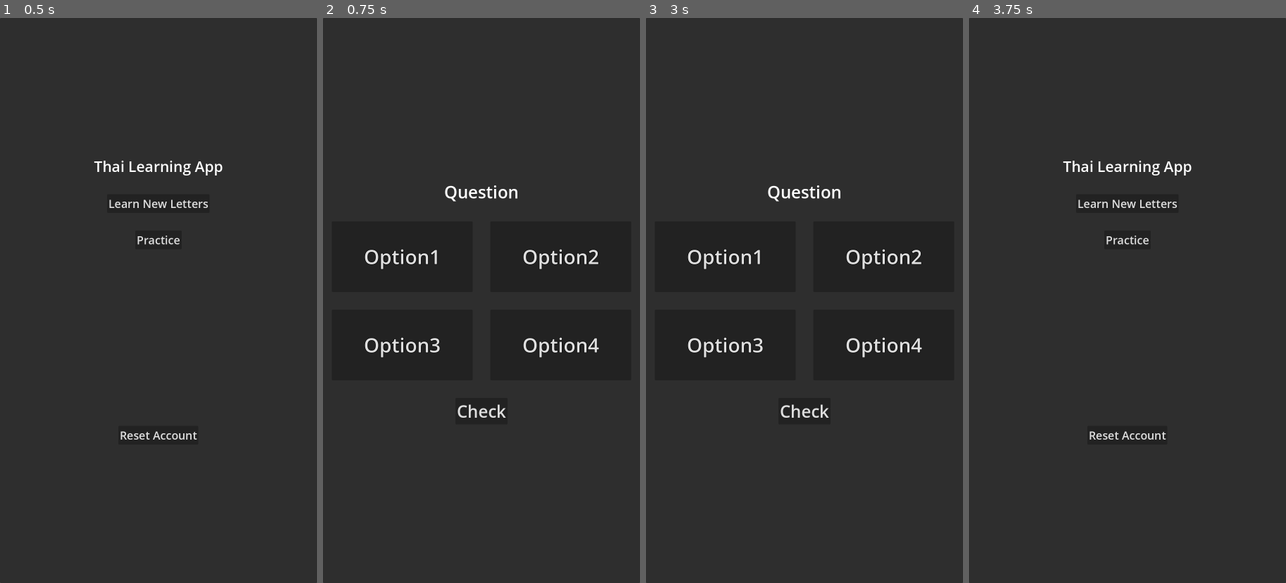
Above: before the commit, frames 1-4 (left to right).
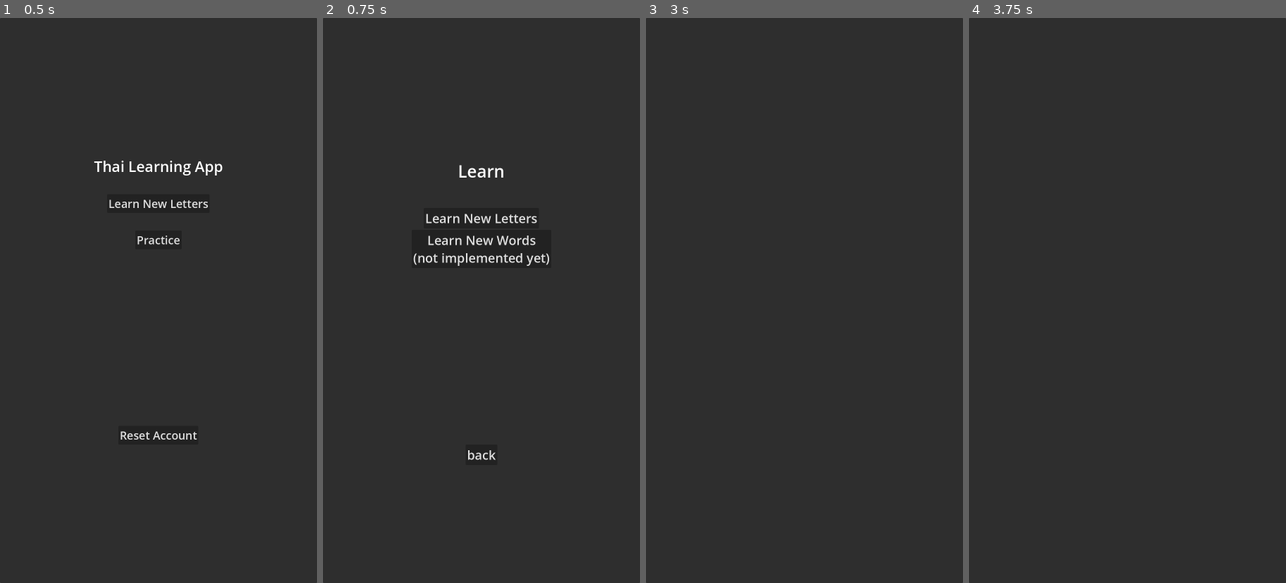
Above: after the commit, the same moments.

Repository: LiamRICE/ThaiLearningApp
Game: Godot game, scene res://scenes/main.tscn
The game is run twice, just before and just after one commit, with the same random seed, the same clock (stepped at 60 frames per second) and the same inputs.
Inputs (mouse positions are in pixels of both pictures, inside the frame that each line leads up to):
- Up to frame 1 (0.5 s): no input
- Up to frame 2 (0.75 s): click "Learn New Letters" at 0.5 s
- Up to frame 3 (3 s): click "Check" (after the commit: "back") at 1.25 s; click "Learn New Letters" at 2 s; click (804, 215) at 2.75 s, where only the run after the commit has a clickable "Learn New Letters"
- Up to frame 4 (3.75 s): click (1127, 413) at 3.5 s, where only the run before the commit has a clickable "Check"

Frame 1 is identical in both runs. In frame 2, 2.5% of the frame differs, in the area x 13-88%, y 26-79%; in frame 3, 1.5%; in frame 4, 0.8%.

Commit message:
Set up basic data structures

Diff:
--- a/scenes/learn_screen.tscn
+++ b/scenes/learn_screen.tscn
@@ -8,7 +8,6 @@
 script = ExtResource("1_f4l3h")
 
 [node name="LearningPanel" type="Panel" parent="."]
-visible = false
 anchors_preset = 15
 anchor_right = 1.0
 anchor_bottom = 1.0
@@ -60,6 +59,7 @@
 text = "back"
 
 [node name="LearningPanelExerciseType1" type="Panel" parent="."]
+visible = false
 anchors_preset = 15
 anchor_right = 1.0
 anchor_bottom = 1.0
@@ -88,7 +88,7 @@
 theme_override_constants/separation = 50
 alignment = 1
 
-[node name="Label" type="Label" parent="LearningPanelExerciseType1/VBoxContainer/VBoxContainer"]
+[node name="ExerciseLabel" type="Label" parent="LearningPanelExerciseType1/VBoxContainer/VBoxContainer"]
 layout_mode = 2
 text = "Question"
 horizontal_alignment = 1
@@ -132,7 +132,7 @@
 theme_override_font_sizes/font_size = 48
 text = "Check"
 
-[node name="BackButton" type="Button" parent="LearningPanelExerciseType1/VBoxContainer"]
+[node name="QuitLessonButton" type="Button" parent="LearningPanelExerciseType1/VBoxContainer"]
 layout_mode = 2
 size_flags_horizontal = 4
 size_flags_vertical = 4
@@ -158,4 +158,4 @@
 [connection signal="pressed" from="LearningPanel/VBoxContainer/VBoxContainer/LearnWordsButton" to="." method="_on_learn_words_button_pressed"]
 [connection signal="pressed" from="LearningPanel/VBoxContainer/BackButton" to="." method="_on_back_button_pressed"]
 [connection signal="pressed" from="LearningPanelExerciseType1/VBoxContainer/VBoxContainer/CheckContinueButton" to="." method="_on_back_button_pressed"]
-[connection signal="pressed" from="LearningPanelExerciseType1/VBoxContainer/BackButton" to="." method="_on_back_button_pressed"]
+[connection signal="pressed" from="LearningPanelExerciseType1/VBoxContainer/QuitLessonButton" to="." method="_on_back_button_pressed"]
--- a/scripts/learn_screen.gd
+++ b/scripts/learn_screen.gd
@@ -10,11 +10,22 @@
 @onready var learn_words_button = $LearningPanel/VBoxContainer/VBoxContainer/LearnWordsButton
 @onready var back_button = $LearningPanel/VBoxContainer/BackButton
 
-# Panels
+# Main Panel
 @onready var main_panel = $LearningPanel
 @onready var exercise_type_1 = $LearningPanelExerciseType1
 @onready var exercise_type_2 = $LearningPanelExerciseType2
 @onready var exercise_type_3 = $LearningPanelExerciseType3
+# Exercise Panels
+@onready var exercise_panel_1 = $LearningPanelExerciseType1
+@onready var exercise_label = $LearningPanelExerciseType1/VBoxContainer/VBoxContainer/ExerciseLabel
+@onready var exercise_buttons = [
+	$LearningPanelExerciseType1/VBoxContainer/VBoxContainer/HBoxContainer/GridContainer/OptionButton1,
+	$LearningPanelExerciseType1/VBoxContainer/VBoxContainer/HBoxContainer/GridContainer/OptionButton2,
+	$LearningPanelExerciseType1/VBoxContainer/VBoxContainer/HBoxContainer/GridContainer/OptionButton3,
+	$LearningPanelExerciseType1/VBoxContainer/VBoxContainer/HBoxContainer/GridContainer/OptionButton4
+]
+@onready var check_continue_button = $LearningPanelExerciseType1/VBoxContainer/VBoxContainer/CheckContinueButton
+@onready var quict_lesson_button = $LearningPanelExerciseType1/VBoxContainer/QuitLessonButton
 
 # stages
 enum Stages {
@@ -27,7 +38,6 @@
 
 # set management
 var letter_set:Array[int]
-var letter_confusion:Array[int]
 
 
 func _ready():
@@ -38,6 +48,11 @@
 
 func generate_letters_set():
 	# fetch the indices of the letters for this set
+	pass
+
+
+func generate_next_exercise_letters_type_1():
+	# generate the question and 4 options, including which one is the correct option
 	pass
 
 
@@ -53,6 +68,7 @@
 func _on_learn_letters_button_pressed():
 	count = 0
 	stage = Stages.LEARNING_LETTERS
+	generate_letters_set()
 	next_exercise()
 
 
@@ -60,6 +76,7 @@
 	var rand = RandomNumberGenerator.new()
 	var i = rand.randi_range(1, 3)
 	if i==1:
+		generate_next_exercise_letters_type_1()
 		switch_screen(current_panel, exercise_type_1)
 		current_panel = exercise_type_1
 	elif i==2:
